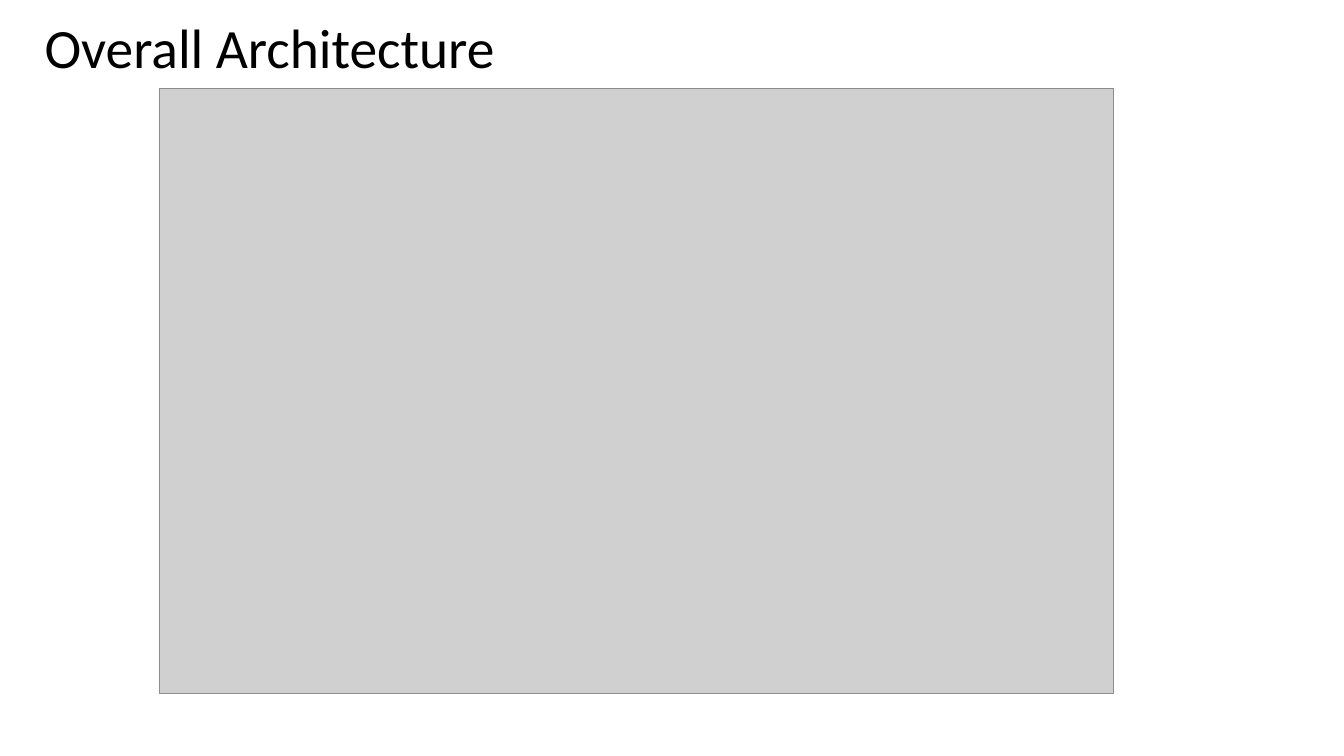
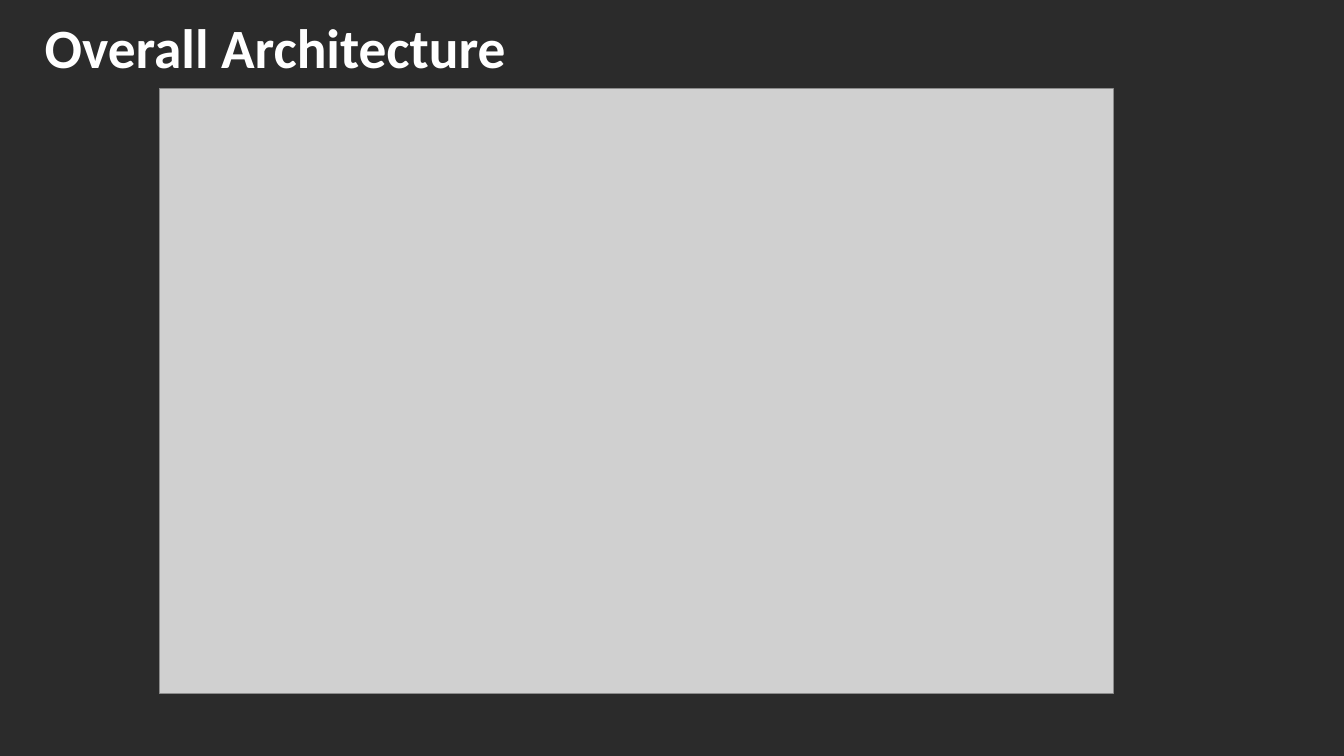
Before and after one commit to krasicji/Architecture-Final-Project, a slide deck: slide 2 of FinalPresentation.pptx. Drawn at 1344x756 pixels with LibreOffice and Linux fonts; fonts in the diff are those of the drawing; grey boxes stand for pictures; background and template pictures are left out; a plain dark background stands for a picture behind light text. Boxes give left, top, right and bottom in pixels: in the first picture for what was removed or moved away, otherwise in the second. Text is boxed around its words. In the diff, an @@ line names an element or a change of style, - is before the commit and + after.

```diff
--- a/FinalPresentation.pptx
+++ b/FinalPresentation.pptx
@@ background #FFFFFF to picture (left out) @@
@@ title "Overall Architecture" at (45,29,505,69): text colour #000000 to #FFFFFF, bold on @@
```
Also in this commit, not shown: 1 other slide changed, 3 slides added, 2 slides removed, 6 other files.
